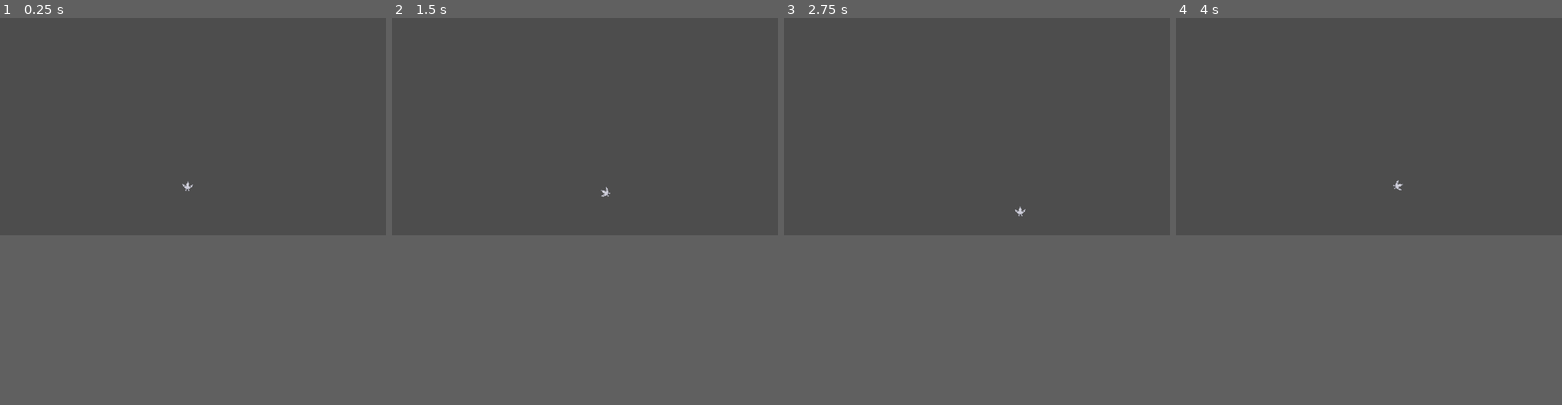
Above: before the commit, frames 1-4 (left to right).
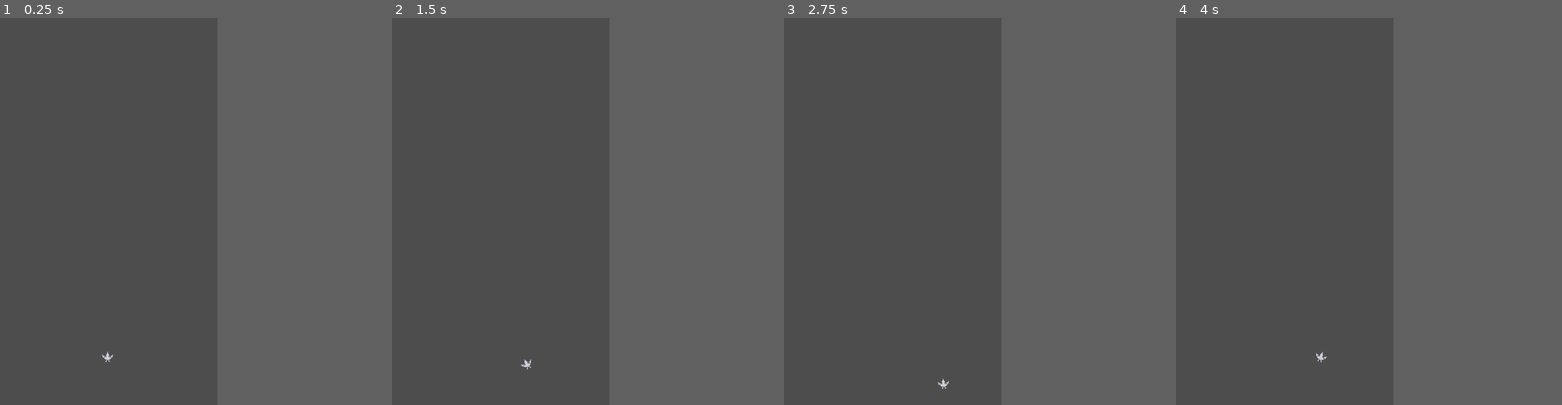
Above: after the commit, the same moments.

Repository: justCallMeJeg/ChaosWingNemesis
Game: Godot game, scene res://src/main.tscn
The game is run twice, just before and just after one commit, with the same random seed, the same clock (stepped at 60 frames per second) and the same inputs.
Inputs (mouse positions are in pixels of both pictures, inside the frame that each line leads up to):
- Up to frame 1 (0.25 s): no input
- Up to frame 2 (1.5 s): tap Enter at 0.5 s; move the mouse to (669, 114) at 0.52 s; hold Right (ui_right) 0.53-1.28 s; move the mouse to (507, 137) at 1.27 s; hold Down (ui_down) from 1.28 s (still down)
- Up to frame 3 (2.75 s): move the mouse to (1015, 79) at 2.02 s; release Down (ui_down) at 2.03 s; hold Right (ui_right) from 2.03 s (still down)
- Up to frame 4 (4 s): move the mouse to (1349, 168) at 2.77 s; release Right (ui_right) at 2.78 s; hold Up (ui_up) 2.78-3.53 s; move the mouse to (1484, 157) at 3.52 s; hold Left (ui_left) from 3.53 s (still down)
In our replay, the window is 799x449 before the commit and 450x800 after it. These sizes can differ from the game's own. Grey fills any space a smaller window leaves; there, only what the larger window draws over its background counts as a difference.

The runs differ from the first frame. In frame 1, less than 0.1% of the frame differs, in the area x 26-51%, y 42-89%; in frame 2, less than 0.1%; in frame 3, less than 0.1%, in the area x 39-63%, y 48-96%; in frame 4, less than 0.1%.

Commit message:
Adjust screen orientation

Diff:
--- a/project.godot
+++ b/project.godot
@@ -18,6 +18,8 @@
 
 [display]
 
+window/size/viewport_width=608
+window/size/viewport_height=1080
 window/size/resizable=false
 
 [dotnet]
@@ -86,3 +88,4 @@
 [rendering]
 
 textures/canvas_textures/default_texture_filter=0
+renderer/rendering_method="mobile"
--- a/src/Components/Aim_ShootingComponent.gd
+++ b/src/Components/Aim_ShootingComponent.gd
@@ -1,5 +1,5 @@
 class_name Aim_ShootingComponent
-extends Node2D
+extends Node
 
 @export var ACTOR : Node2D
 
--- /dev/null
+++ b/src/Player/bullet.tscn
@@ -0,0 +1,3 @@
+[gd_scene format=3 uid="uid://cyif08hh5dwv7"]
+
+[node name="Bullet" type="Node2D"]
--- a/src/Player/ship.tscn
+++ b/src/Player/ship.tscn
@@ -31,6 +31,6 @@
 MOVE_COMPONENT = NodePath("../MoveComponent")
 MOVE_STATS = ExtResource("4_bmmw1")
 
-[node name="AimShootingComponent" type="Node2D" parent="." node_paths=PackedStringArray("ACTOR")]
+[node name="AimShootingComponent" type="Node" parent="." node_paths=PackedStringArray("ACTOR")]
 script = ExtResource("4_alvt2")
 ACTOR = NodePath("..")
--- a/src/main.tscn
+++ b/src/main.tscn
@@ -4,5 +4,5 @@
 
 [node name="Main" type="Node2D"]
 
-[node name="Ship" parent="." instance=ExtResource("1_q5ja5")]
-position = Vector2(560, 500)
+[node name="Node2D" parent="." instance=ExtResource("1_q5ja5")]
+position = Vector2(301, 944)
